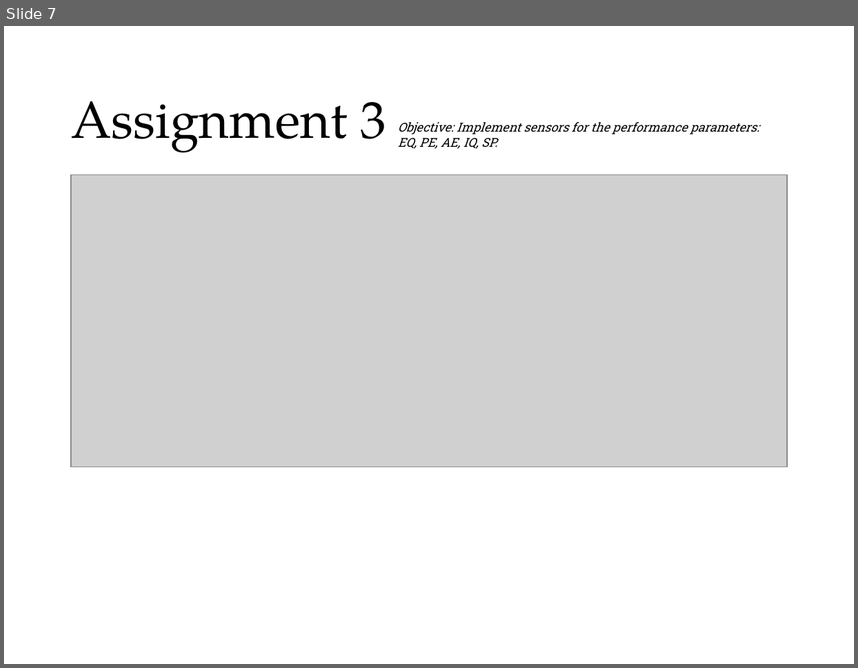
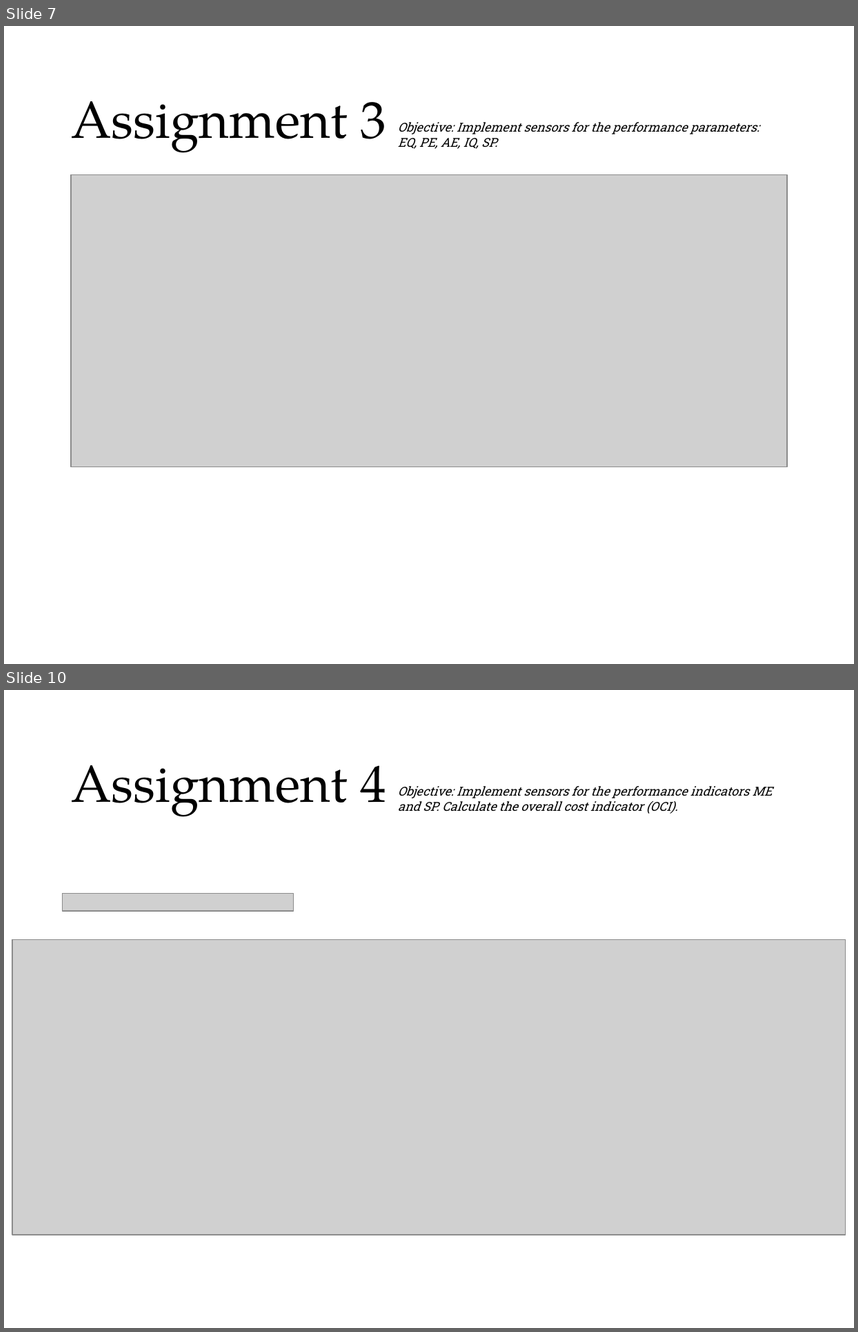
Before and after one commit to larsXYZ/Modelica_Project, a slide deck: Modelica Project Midterm.pptx. Shown one above the other, each under a label of ours: slide 7 before the commit, slides 7 and 10 after it; the slides between them are not shown. The pictures are 858x668 and 858x1332 pixels, drawn with LibreOffice and Linux fonts; fonts in the diff are those of the drawing; grey boxes stand for pictures. Boxes give left, top, right and bottom in pixels: in the first picture for what was removed or moved away, otherwise in the second. Text is boxed around its words. In the diff, an @@ line names an element or a change of style, - is before the commit and + after.

```diff
--- a/Modelica Project Midterm.pptx
+++ b/Modelica Project Midterm.pptx
@@ slide 10 added at [4, 690, 854, 1328], background #FFFFFF @@
@@ title added at [71, 765, 386, 817], 44 pt, text #000000 @@
+Assignment 4
@@ text added at [398, 786, 773, 814], 10.5 pt, text #000000, italic @@
+Objective: Implement sensors for the performance indicators ME
+and SP. Calculate the overall cost indicator (OCI).
@@ picture added at [63, 893, 294, 911] @@
@@ picture added at [12, 940, 846, 1235] @@
```
Also in this commit, not shown: 1 slide changed, 1 other slide added.
